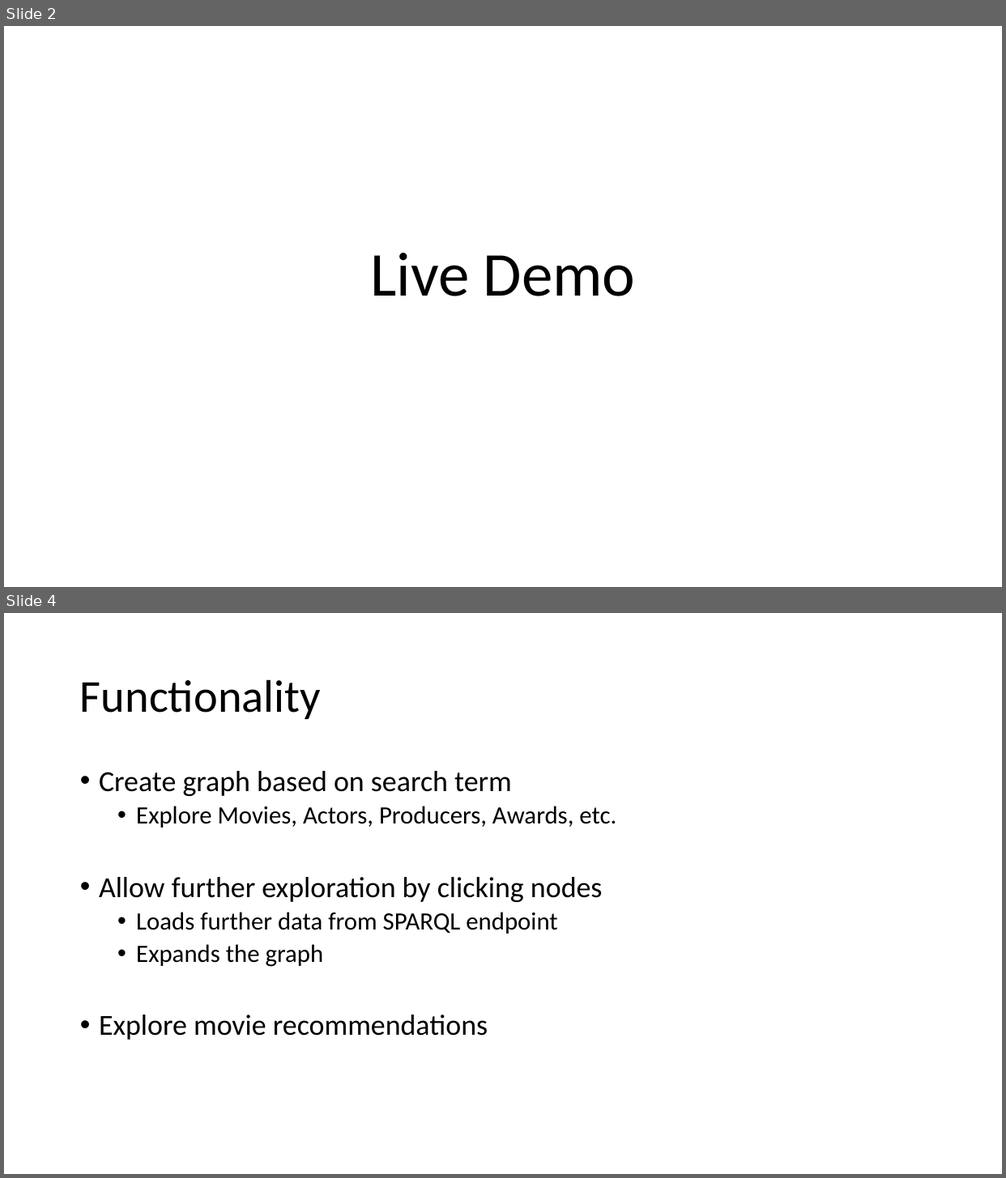
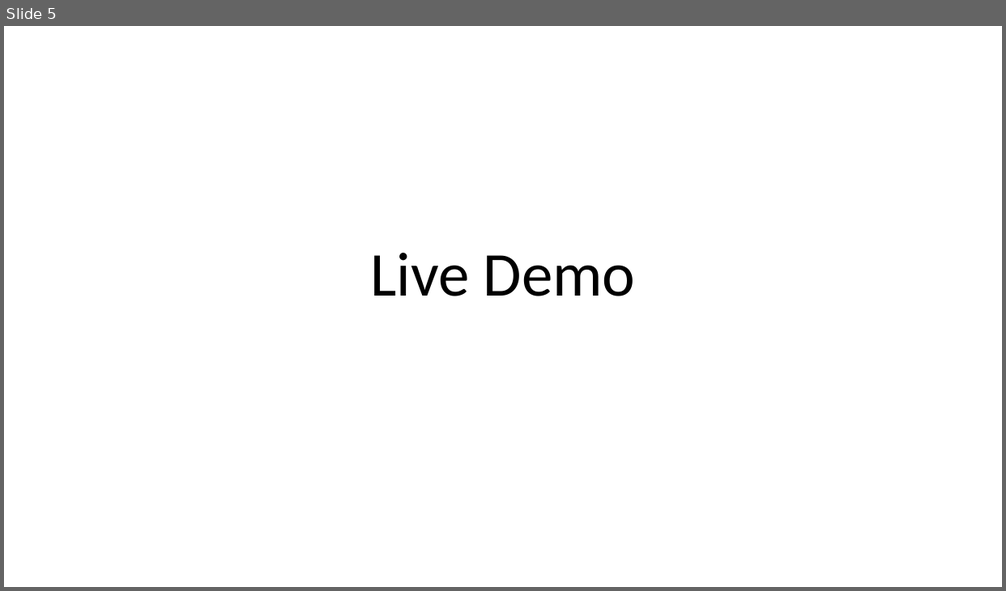
Before and after one commit to mathiasmoeller/LinkedMovieApp, a slide deck: Linked Movie Exploration Graph.pptx. Shown one above the other, each under a label of ours: slides 2 and 4 before the commit, slide 5 after it; the slides between them are not shown. The pictures are 1006x1178 and 1006x591 pixels, drawn with LibreOffice and Linux fonts; fonts in the diff are those of the drawing; background and template pictures are left out. Boxes give left, top, right and bottom in pixels: in the first picture for what was removed or moved away, otherwise in the second. Text is boxed around its words. In the diff, an @@ line names an element or a change of style, - is before the commit and + after.

```diff
--- a/Linked Movie Exploration Graph.pptx
+++ b/Linked Movie Exploration Graph.pptx
@@ slide 4 removed at (4, 613, 1002, 1174), background #FFFFFF @@
@@ title removed at (80, 679, 321, 719) @@
-Functionality
@@ text removed at (99, 771, 616, 1040) @@
-• Create graph based on search term
-  • Explore Movies, Actors, Producers, Awards, etc.
-• Allow further exploration by clicking nodes
-  • Loads further data from SPARQL endpoint
-  • Expands the graph
-• Explore movie recommendations
@@ what was slide 2 is now slide 5 @@
```
Also in this commit, not shown: 3 slides changed, 1 slide added, 2 other slides removed.
